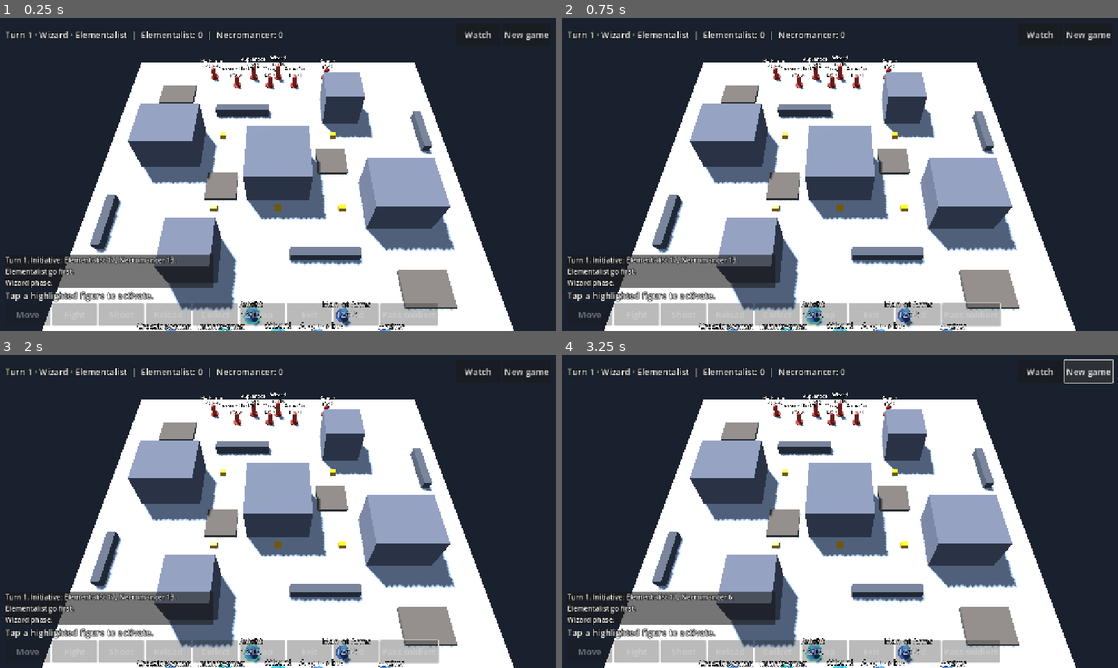
Above: before the commit, frames 1-4 (two rows, left to right).
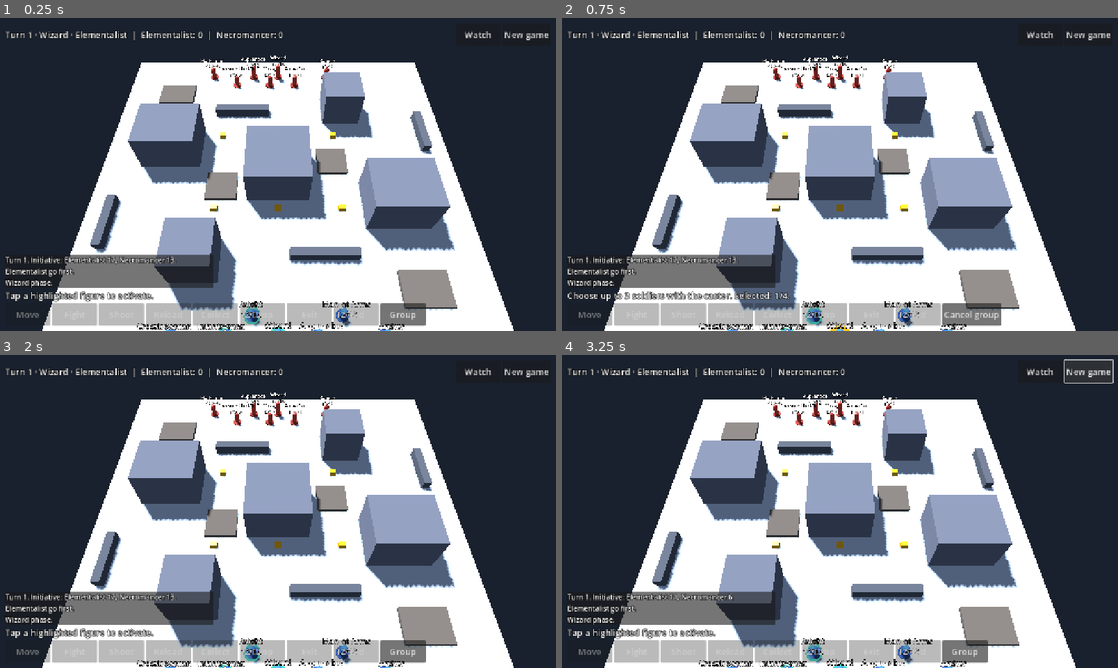
Above: after the commit, the same moments.

Repository: drag0nblad3/Frostgame
Game: Godot game, scene res://scenes/main.tscn
The game is run twice, just before and just after one commit, with the same random seed, the same clock (stepped at 60 frames per second) and the same inputs.
Inputs (mouse positions are in pixels of both pictures, inside the frame that each line leads up to):
- Up to frame 1 (0.25 s): no input
- Up to frame 2 (0.75 s): click (962, 315) at 0.5 s, where only the run after the commit has a clickable "Group"
- Up to frame 3 (2 s): click (411, 652) at 1.25 s, where only the run after the commit has a clickable "Cancel group"
- Up to frame 4 (3.25 s): click "New game" at 2 s; click "New game" at 2.75 s

The runs differ from the first frame. In frame 1, 0.7% of the frame differs, in the area x 68-79%, y 91-99%; in frame 2, 1.4%, in the area x 1-79%, y 87-100%; in frame 3, 0.7%; in frame 4, 0.7%.

Commit message:
Add two-pass group activation with player declaration and tests

Diff:
--- a/src/core/explain/explainer.gd
+++ b/src/core/explain/explainer.gd
@@ -21,6 +21,12 @@
 			return "Turn %d. Initiative: %s. %s go first." % [d["turn"], ", ".join(parts), s.side_names[d["order"][0]]]
 		"phase":
 			return "%s phase." % Phase.name_of(d["phase"])
+		"group_begin":
+			return "%s begin a group activation (%d figures)." % [s.side_names[d["side"]], d["ids"].size()]
+		"group_second":
+			return "Group movement complete. Choose second actions."
+		"group_complete":
+			return "Group activation complete."
 		"early_phase_finished":
 			return "%s pass their remaining early soldier activations." % s.side_names[d["side"]]
 		"move":
--- /dev/null
+++ b/src/core/rules/turn/group_activation.gd
@@ -0,0 +1,86 @@
+class_name GroupActivation
+extends RefCounted
+## Explicit early-phase group declaration, movement pass, and second-action pass (p. 43).
+
+enum { NONE, MOVEMENT, SECOND }
+
+var stage := NONE
+var side := -1
+var members: Array[int] = []
+var pending: Array[int] = []
+
+
+func in_progress() -> bool:
+	return stage != NONE
+
+
+func movement_pass() -> bool:
+	return stage == MOVEMENT
+
+
+func can_begin(s: GameState, owner: int) -> bool:
+	if in_progress() or s.phase not in [Phase.WIZARD, Phase.APPRENTICE]:
+		return false
+	if not s.early.leaders.has(owner) or s.early.closed.get(owner, false):
+		return false
+	var leader := s.figure(s.early.leaders[owner])
+	return leader.in_play() and not leader.activated and int(s.early.used[owner]) == 0 and s.early.waiting(s, owner).size() > 1
+
+
+func begin(s: GameState, owner: int, ids: Array[int]) -> bool:
+	if not can_begin(s, owner) or ids.size() < 2 or ids.size() > 4 or not ids.has(s.early.leaders[owner]):
+		return false
+	var candidates := s.early.waiting(s, owner)
+	var seen: Array[int] = []
+	for id in ids:
+		if seen.has(id) or not candidates.has(s.figure(id)):
+			return false
+		seen.append(id)
+	side = owner
+	members.assign(ids)
+	pending.assign(ids)
+	stage = MOVEMENT
+	return true
+
+
+func waiting(s: GameState) -> Array[Figure]:
+	var out: Array[Figure] = []
+	for id in pending:
+		var f := s.figure(id)
+		if f != null and f.in_play():
+			out.append(f)
+	return out
+
+
+func start_member(s: GameState, f: Figure) -> void:
+	f.actions_left = 1
+	if movement_pass():
+		s.early.record_activation(s, f)
+		f.moves_taken = 0
+		f.acted = false
+
+
+## Returns true once the entire group has finished. Both passes allow any member order.
+func finish_member(s: GameState, f: Figure) -> bool:
+	pending.erase(f.id)
+	if stage == SECOND:
+		f.activated = true
+	if not waiting(s).is_empty():
+		return false
+	if movement_pass():
+		stage = SECOND
+		pending.clear()
+		for id in members:
+			var member := s.figure(id)
+			if member.in_play():
+				pending.append(id)
+		if not pending.is_empty():
+			return false
+	for id in members:
+		s.figure(id).activated = true
+	s.early.closed[side] = true
+	stage = NONE
+	side = -1
+	members.clear()
+	pending.clear()
+	return true
--- a/src/core/state/game_controller.gd
+++ b/src/core/state/game_controller.gd
@@ -42,10 +42,13 @@
 	if state.active_id != -1 or f == null or not activatable().has(f):
 		return false
 	state.active_id = id
-	state.early.record_activation(state, f)
-	f.actions_left = 2
-	f.moves_taken = 0
-	f.acted = false
+	if state.group.in_progress():
+		state.group.start_member(state, f)
+	else:
+		state.early.record_activation(state, f)
+		f.actions_left = 2
+		f.moves_taken = 0
+		f.acted = false
 	emit("activate", {"id": id})
 	return true
 
@@ -80,7 +83,7 @@
 ## One non-move action (fight, shoot, reload) per activation.
 func can_act() -> bool:
 	var f := state.active()
-	return f != null and f.in_play() and f.actions_left > 0 and not f.acted
+	return f != null and f.in_play() and f.actions_left > 0 and not f.acted and not state.group.movement_pass()
 
 
 func can_fight(target_id: int) -> bool:
@@ -127,7 +130,7 @@
 ## Reload may replace the movement action (p. 34); never while engaged.
 func can_reload() -> bool:
 	var f := state.active()
-	return f != null and f.in_play() and f.actions_left > 0 and f.ranged != null and f.ranged.needs_reload and not f.loaded and not Contact.in_combat(state.figures, f) and (f.moves_taken == 0 or can_act())
+	return not state.group.movement_pass() and f != null and f.in_play() and f.actions_left > 0 and f.ranged != null and f.ranged.needs_reload and not f.loaded and not Contact.in_combat(state.figures, f) and (f.moves_taken == 0 or can_act())
 
 
 func reload() -> bool:
@@ -147,9 +150,19 @@
 	var f := state.active()
 	if f == null:
 		return
+	state.active_id = -1
+	f.actions_left = 0
+	emit("end_activation", {"id": f.id})
+	if state.group.in_progress():
+		var before := state.group.stage
+		var complete := state.group.finish_member(state, f)
+		if complete:
+			emit("group_complete", {"side": f.side})
+			_flow.after_activation()
+		elif before != state.group.stage:
+			emit("group_second", {"side": f.side})
+		return
 	f.activated = true
-	state.active_id = -1
-	emit("end_activation", {"id": f.id})
 	_flow.after_activation()
 
 
@@ -193,7 +206,7 @@
 
 
 func can_finish_early_phase() -> bool:
-	return not state.over and state.active_id == -1 and state.early.can_finish(state, state.current_side())
+	return not state.over and state.active_id == -1 and not state.group.in_progress() and state.early.can_finish(state, state.current_side())
 
 
 func finish_early_phase() -> bool:
@@ -204,3 +217,14 @@
 	emit("early_phase_finished", {"side": side})
 	_flow.after_activation()
 	return true
+
+
+func can_begin_group() -> bool:
+	return not state.over and state.active_id == -1 and state.group.can_begin(state, state.current_side())
+
+
+func begin_group(ids: Array[int]) -> bool:
+	if not can_begin_group() or not state.group.begin(state, state.current_side(), ids):
+		return false
+	emit("group_begin", {"side": state.current_side(), "ids": ids.duplicate()})
+	return true
--- a/src/core/state/game_state.gd
+++ b/src/core/state/game_state.gd
@@ -10,6 +10,7 @@
 var turn := 0
 var phase := Phase.WIZARD
 var early := EarlyPhase.new()
+var group := GroupActivation.new()
 ## Sides in initiative order this turn, and whose go it is within the phase.
 var order: Array[int] = []
 var order_index := 0
@@ -67,6 +68,8 @@
 
 ## Figures of `side` still waiting to activate in the current phase.
 func waiting(side: int) -> Array[Figure]:
+	if group.in_progress() and group.side == side:
+		return group.waiting(self)
 	if phase in [Phase.WIZARD, Phase.APPRENTICE]:
 		return early.waiting(self, side)
 	var out: Array[Figure] = []
--- a/src/core/state/treasure_actions.gd
+++ b/src/core/state/treasure_actions.gd
@@ -26,6 +26,8 @@
 
 
 func can_drop(at: Vector2) -> bool:
+	if _c.state.group.movement_pass():
+		return false
 	var f := _c.state.active()
 	if f == null or not f.in_play() or f.treasure_id < 0 or f.actions_left <= 0:
 		return false
--- a/src/view/battle/battle_input.gd
+++ b/src/view/battle/battle_input.gd
@@ -13,6 +13,7 @@
 var tokens: Array[TreasureToken] = []
 var nodes: Array[Vector2i] = []
 var drops: Array[Vector2] = []
+var group_selection: Array[int] = []
 
 
 func _init(controller: GameController, command_bar: BattleHud, cam: Camera3D, overlay: BattleMarkers) -> void:
@@ -32,6 +33,8 @@
 	reach = null
 	var f := c.state.active()
 	if f == null:
+		if c.can_begin_group():
+			available.append("group")
 		if c.can_finish_early_phase():
 			available.append("pass_phase")
 		mode = "select"
@@ -79,10 +82,16 @@
 	var hint := "Tap a highlighted figure to activate."
 	var f := c.state.active()
 	match mode:
+		"group_select":
+			targets.assign(c.activatable())
+			radius = 0.65
+			hint = "Choose up to 3 soldiers with the caster. Selected: %d/4." % group_selection.size()
 		"select":
 			targets.assign(c.activatable())
 			radius = 0.65
-			if c.can_finish_early_phase():
+			if c.state.group.in_progress():
+				hint = "Choose a group member for movement." if c.state.group.movement_pass() else "Choose a group member for its second action."
+			elif c.can_finish_early_phase():
 				hint = "Activate a nearby soldier or pass the remaining early activations."
 		"move", "exit":
 			if reach != null:
@@ -111,11 +120,19 @@
 			hint = "Tap a marked place to drop treasure."
 		_:
 			hint = "Choose Reload or End."
+	var selected: Array[Vector2] = []
 	for t in targets:
-		points.append(t.pos)
+		if mode == "group_select" and group_selection.has(t.id):
+			selected.append(t.pos)
+		else:
+			points.append(t.pos)
 	markers.show_points(points, color, radius)
+	if not selected.is_empty():
+		markers.show_points(selected, Color(1.0, 0.78, 0.15), 0.85, true)
 	if f != null:
 		hint = "%s · %d action(s) · HP %d/%d%s — %s" % [f.label(), f.actions_left, f.health, f.def.health, " · Carrying treasure" if f.treasure_id >= 0 else "", hint]
+	if c.state.group.in_progress():
+		hint = ("GROUP: Movement · " if c.state.group.movement_pass() else "GROUP: Second action · ") + hint
 	hud.set_actions(available, mode, hint)
 
 
@@ -123,6 +140,22 @@
 	if not available.has(key):
 		return false
 	match key:
+		"group":
+			group_selection.assign([int(c.state.early.leaders[c.state.current_side()])])
+			mode = "group_select"
+			_group_buttons()
+			preview()
+			return false
+		"group_cancel":
+			group_selection.clear()
+			refresh()
+			return false
+		"group_begin":
+			if not c.begin_group(group_selection):
+				return false
+			group_selection.clear()
+			mode = ""
+			return true
 		"pass_phase":
 			return c.finish_early_phase()
 		"reload":
@@ -137,11 +170,21 @@
 
 
 func tap(screen: Vector2) -> bool:
-	if mode in ["select", "fight", "shoot"]:
+	if mode in ["select", "fight", "shoot", "group_select"]:
 		var id := _figure_at(screen)
 		if id < 0:
 			return false
 		match mode:
+			"group_select":
+				if id == int(c.state.early.leaders[c.state.current_side()]):
+					return false
+				if group_selection.has(id):
+					group_selection.erase(id)
+				elif group_selection.size() < 4:
+					group_selection.append(id)
+				_group_buttons()
+				preview()
+				return false
 			"select": return c.activate(id)
 			"fight": return c.fight(id)
 			"shoot": return c.shoot(id)
@@ -176,3 +219,9 @@
 			distance = d
 			id = f.id
 	return id
+
+
+func _group_buttons() -> void:
+	available.assign(["group_cancel"])
+	if group_selection.size() >= 2:
+		available.append("group_begin")
--- a/src/view/battle/battle_markers.gd
+++ b/src/view/battle/battle_markers.gd
@@ -2,20 +2,22 @@
 extends Node3D
 ## Instanced tabletop markers: legal movement positions or selectable targets.
 
-var _markers: MultiMeshInstance3D
+var _layers: Array[MultiMeshInstance3D] = []
 
 
 func clear() -> void:
-	if _markers != null:
-		_markers.queue_free()
-		_markers = null
+	for layer in _layers:
+		layer.visible = false
+		layer.queue_free()
+	_layers.clear()
 
 
-func show_points(points: Array[Vector2], color: Color, radius: float) -> void:
-	clear()
+func show_points(points: Array[Vector2], color: Color, radius: float, append: bool = false) -> void:
+	if not append:
+		clear()
 	if points.is_empty():
 		return
-	_markers = MultiMeshInstance3D.new()
+	var marker := MultiMeshInstance3D.new()
 	var disk := CylinderMesh.new()
 	disk.top_radius = radius
 	disk.bottom_radius = radius
@@ -30,5 +32,6 @@
 	mm.instance_count = points.size()
 	for i in points.size():
 		mm.set_instance_transform(i, Transform3D(Basis.IDENTITY, TableSpace.to_world(points[i], 0.035)))
-	_markers.multimesh = mm
-	add_child(_markers)
+	marker.multimesh = mm
+	add_child(marker)
+	_layers.append(marker)
--- a/src/view/battle/battle_scene.gd
+++ b/src/view/battle/battle_scene.gd
@@ -99,7 +99,7 @@
 
 
 func set_watch_mode(on: bool) -> void:
-	if controller.state.active() != null or not player.idle():
+	if controller.state.active() != null or controller.state.group.in_progress() or not player.idle():
 		hud.set_watch(watch_mode, false, false)
 		return
 	watch_mode = on
@@ -119,7 +119,7 @@
 func _refresh() -> void:
 	_dirty = false
 	_update_status()
-	hud.set_watch(watch_mode, controller.state.active() == null, true)
+	hud.set_watch(watch_mode, controller.state.active() == null and not controller.state.group.in_progress(), true)
 	if _human_turn():
 		player_input.refresh()
 	else:
--- a/src/view/hud/battle_hud.gd
+++ b/src/view/hud/battle_hud.gd
@@ -9,7 +9,7 @@
 signal action_pressed(action: String)
 
 const LOG_LINES := 4
-const ACTIONS := {"move": "Move", "fight": "Fight", "shoot": "Shoot", "reload": "Reload", "collect": "Collect", "drop": "Drop", "exit": "Exit", "end": "End", "pass_phase": "Pass soldiers"}
+const ACTIONS := {"move": "Move", "fight": "Fight", "shoot": "Shoot", "reload": "Reload", "collect": "Collect", "drop": "Drop", "exit": "Exit", "end": "End", "pass_phase": "Pass soldiers", "group": "Group", "group_begin": "Start group", "group_cancel": "Cancel group"}
 
 var _status: Label
 var _hint: Label
@@ -73,7 +73,7 @@
 	_blocks.append(_action_row)
 	for key: String in ACTIONS:
 		var button := _button(ACTIONS[key], func() -> void: action_pressed.emit(key))
-		button.toggle_mode = key not in ["reload", "end", "pass_phase"]
+		button.toggle_mode = key not in ["reload", "end", "pass_phase", "group", "group_begin", "group_cancel"]
 		_action_row.add_child(button)
 		_buttons[key] = button
 
@@ -101,6 +101,8 @@
 	for key: String in _buttons:
 		var b: Button = _buttons[key]
 		b.disabled = not available.has(key)
+		if key in ["pass_phase", "group", "group_begin", "group_cancel"]:
+			b.visible = available.has(key)
 		b.set_pressed_no_signal(key == mode and b.toggle_mode)
 
 
--- /dev/null
+++ b/tests/unit/test_group.gd
@@ -0,0 +1,74 @@
+extends TestCase
+
+
+func _game() -> GameController:
+	var figs: Array[Figure] = [
+		fig("wizard", 0, Vector2(5, 5)), fig("thug", 0, Vector2(8, 5)),
+		fig("crossbowman", 0, Vector2(5, 8)), fig("thug", 0, Vector2(5, 2)),
+		fig("wizard", 1, Vector2(30, 30)), fig("thug", 1, Vector2(11, 5)),
+	]
+	var c := make_game(make_board(), figs, LoadedDice.new([12, 4, 15, 10]))
+	c.start_game()
+	return c
+
+
+func test_group_requires_caster_and_unique_eligible_members() -> void:
+	var c := _game()
+	check(c.can_begin_group())
+	check(not c.begin_group([2, 3]), "caster required")
+	check(not c.begin_group([1, 2, 2]), "duplicates forbidden")
+	check(not c.begin_group([1, 5]), "enemy forbidden")
+	check(c.begin_group([1, 2, 3]))
+	check(not c.can_begin_group())
+	check(not c.activate(4), "unselected soldier forbidden")
+
+
+func test_move_pass_precedes_second_actions() -> void:
+	var c := _game()
+	check(c.begin_group([1, 2]))
+	check(c.activate(2))
+	check(not c.can_act())
+	check(c.move_to(MovePlanner.node_at(Vector2(10, 5))))
+	check(not c.fight(6))
+	c.end_activation()
+	check(not c.activate(2), "cannot move twice during movement pass")
+	check(c.activate(1))
+	c.end_activation()
+	check_eq(c.state.group.stage, GroupActivation.SECOND)
+	check(c.activate(2))
+	check(c.can_fight(6))
+	check(c.fight(6))
+	c.end_activation()
+	check(c.activate(1))
+	c.end_activation()
+	check(not c.state.group.in_progress())
+	check(c.state.figure(2).activated)
+	check(not c.state.figure(3).activated, "unselected soldier deferred")
+	check_eq(c.state.current_side(), 1)
+
+
+func test_second_move_half_and_no_movement_substitute() -> void:
+	var c := _game()
+	c.state.figure(3).loaded = false
+	check(c.begin_group([1, 3]))
+	check(c.activate(3))
+	check(not c.can_reload())
+	c.end_activation()
+	check(c.activate(1))
+	check(c.move_to(MovePlanner.node_at(Vector2(3, 5))))
+	c.end_activation()
+	check(c.activate(1))
+	check_eq(MoveRules.allowance(c.state.active()), 3.0)
+	c.end_activation()
+	check(c.activate(3))
+	check(c.can_reload())
+	check(c.reload())
+	c.end_activation()
+	check(c.state.figure(3).loaded)
+
+
+func test_cannot_declare_after_individual_activation() -> void:
+	var c := _game()
+	check(c.activate(1))
+	c.end_activation()
+	check(not c.can_begin_group())
Not shown, changed: docs/PLANNING.md
Not shown, changed: docs/rules-coverage.md
